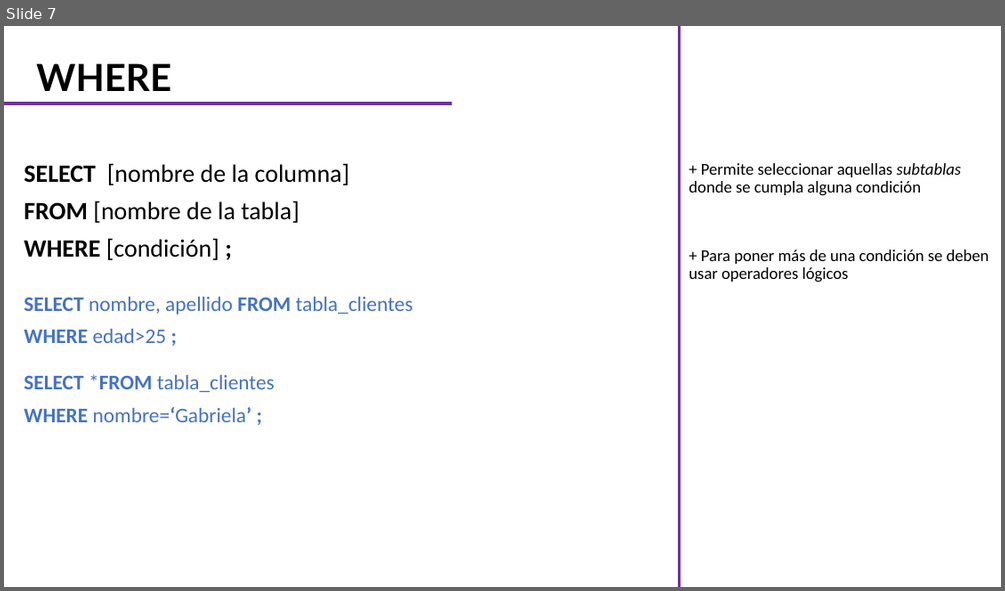
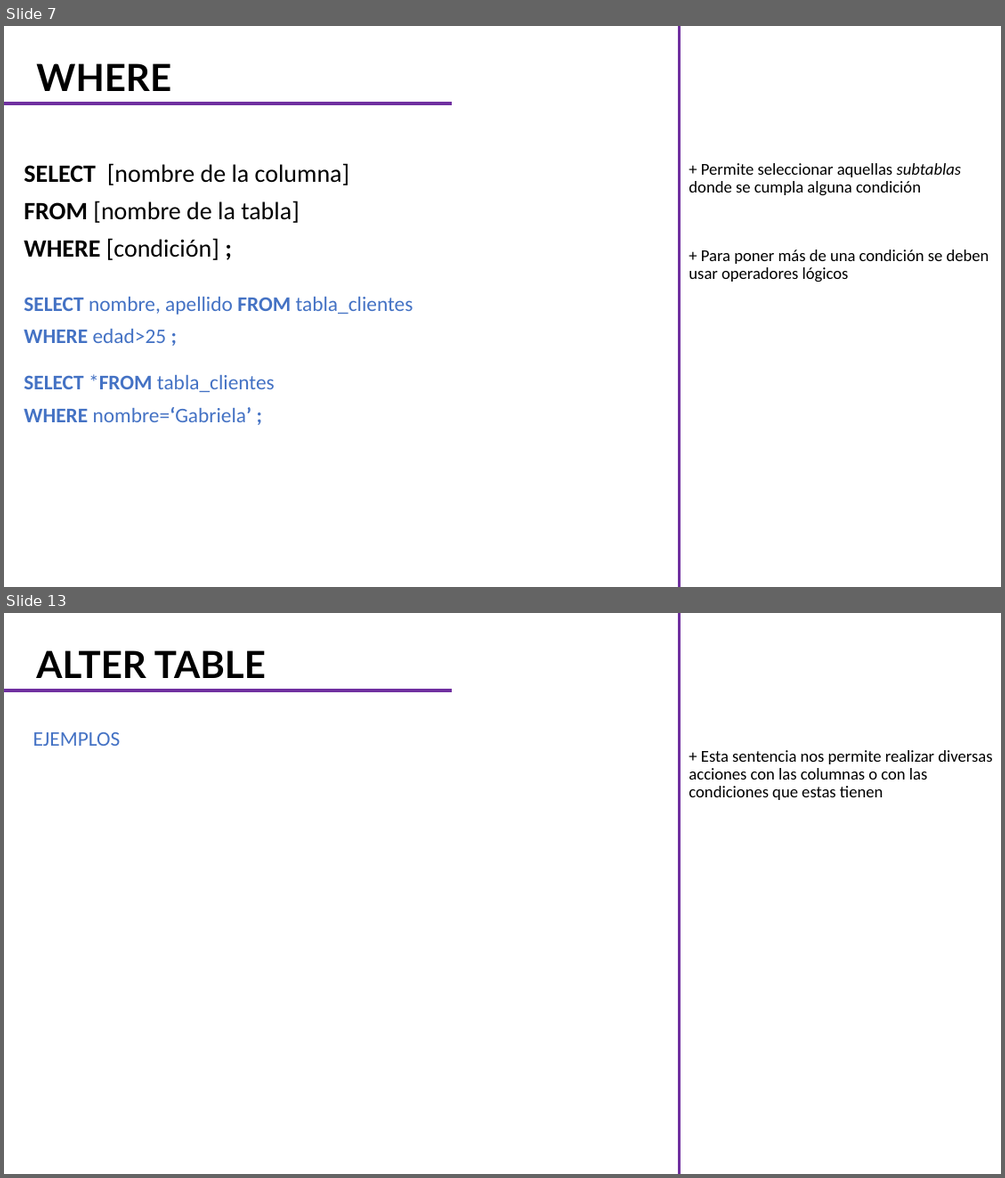
Before and after one commit to CarlosCamposs/Curso-AABD_SQL, a slide deck: Curso AABD-SQL (Notas).pptx. Shown one above the other, each under a label of ours: slide 7 before the commit, slides 7 and 13 after it; the slides between them are not shown. The pictures are 1005x591 and 1005x1178 pixels, drawn with LibreOffice and Linux fonts; fonts in the diff are those of the drawing. Boxes give left, top, right and bottom in pixels: in the first picture for what was removed or moved away, otherwise in the second. Text is boxed around its words. In the diff, an @@ line names an element or a change of style, - is before the commit and + after.

```diff
--- a/Curso AABD-SQL (Notas).pptx
+++ b/Curso AABD-SQL (Notas).pptx
@@ slide 13 added at bbox=[4, 613, 1001, 1174], background #FFFFFF @@
@@ line added from (680, 1174) to (680, 613), #7030A0 3 pt @@
@@ title added at bbox=[36, 650, 266, 678], 36 pt, text #000000, bold @@
+ALTER TABLE
@@ line added from (4, 690) to (451, 690), #7030A0 3 pt @@
@@ text added at bbox=[33, 732, 121, 746], 20 pt, text #4472C4 @@
+EJEMPLOS
@@ text added at bbox=[688, 750, 992, 800], 16 pt, text #000000 @@
++ Esta sentencia nos permite realizar diversas acciones con las columnas o con las condiciones que estas tienen
```
Also in this commit, not shown: 5 other slides added.
